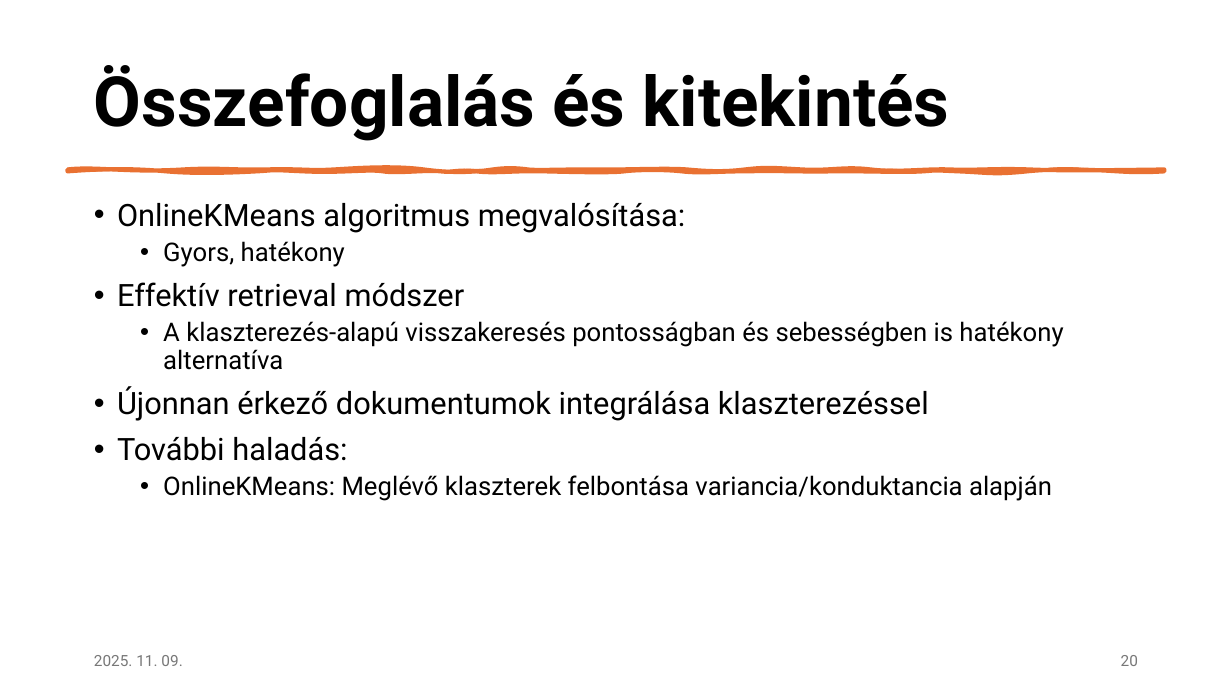
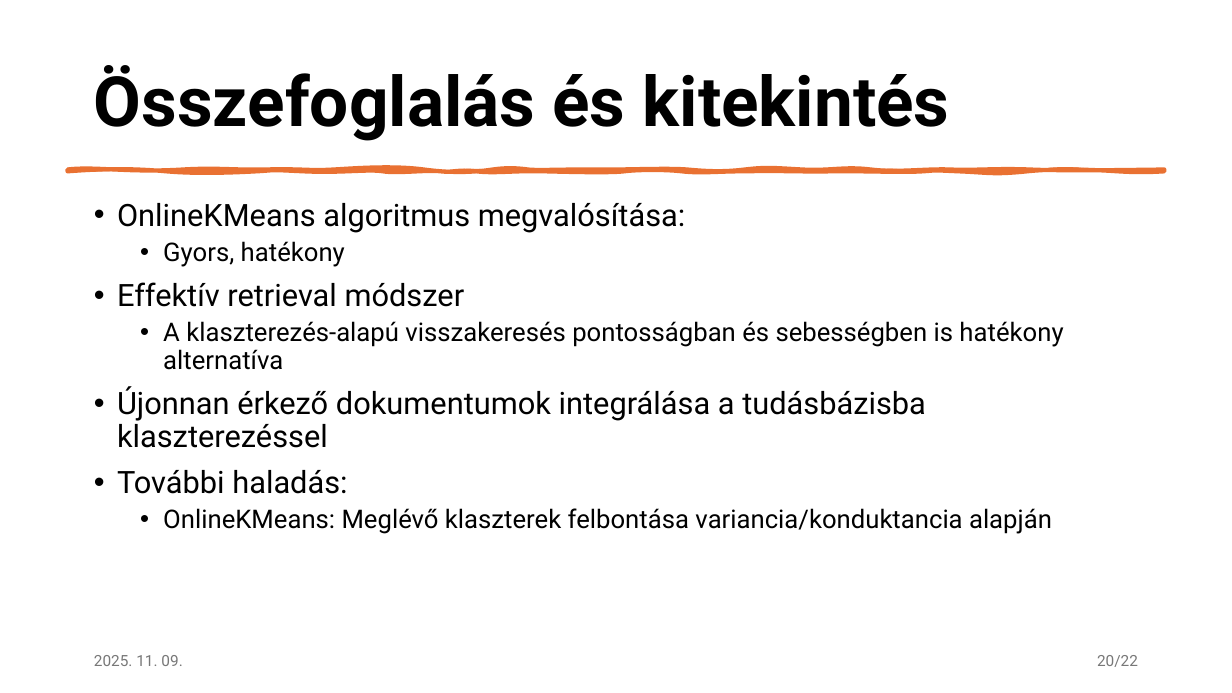
Before and after one commit to czotterbenedek/rag-onlineclustering-optimization, a slide deck: slide 20 of tdk/tdk_v1.pptx. Drawn at 1232x693 pixels with LibreOffice and Linux fonts; fonts in the diff are those of the drawing. Boxes give left, top, right and bottom in pixels: in the first picture for what was removed or moved away, otherwise in the second. Text is boxed around its words. In the diff, an @@ line names an element or a change of style, - is before the commit and + after.

```diff
--- a/tdk/tdk_v1.pptx
+++ b/tdk/tdk_v1.pptx
@@ text at (117, 386, 926, 448): text changed @@
-• Újonnan érkező dokumentumok integrálása klaszterezéssel
+• Újonnan érkező dokumentumok integrálása a tudásbázisba klaszterezéssel
@@ page number at (1097, 655, 1138, 667): text changed @@
-20
+20/22
```
Also in this commit, not shown: 1 other slide changed.
